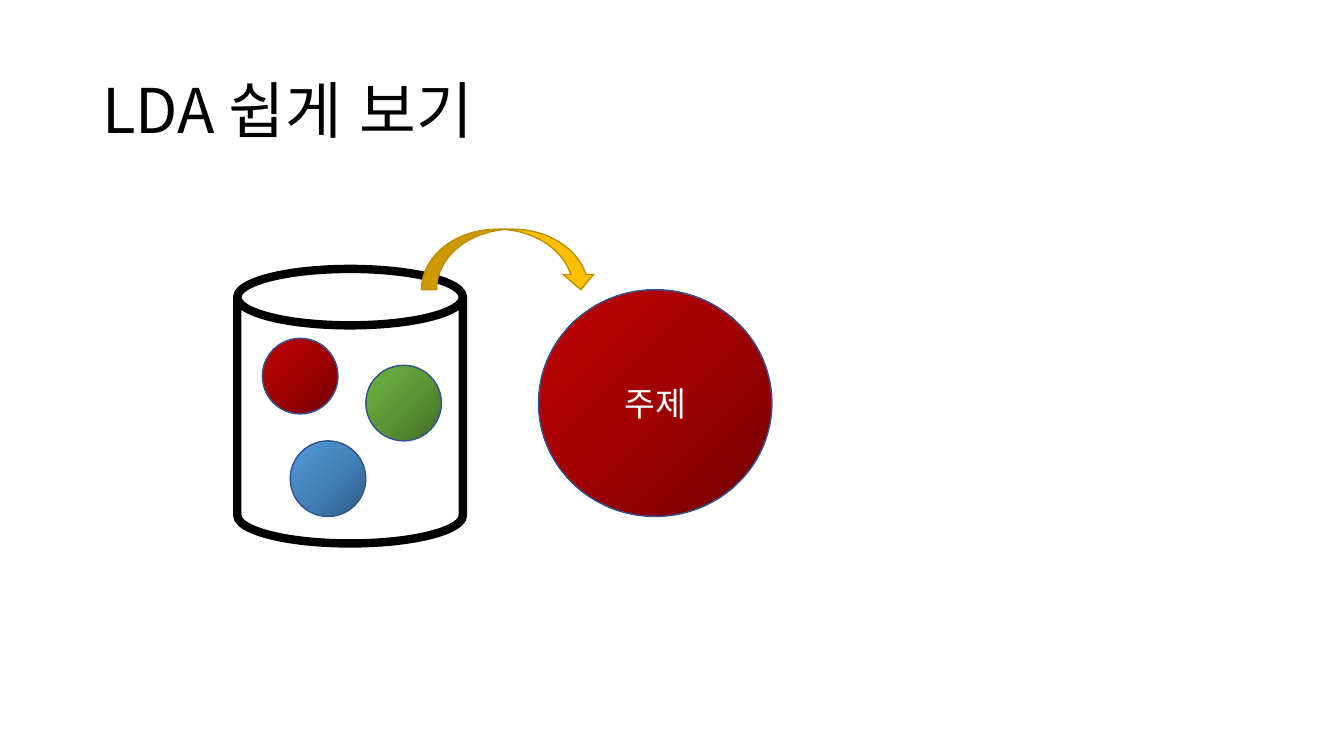
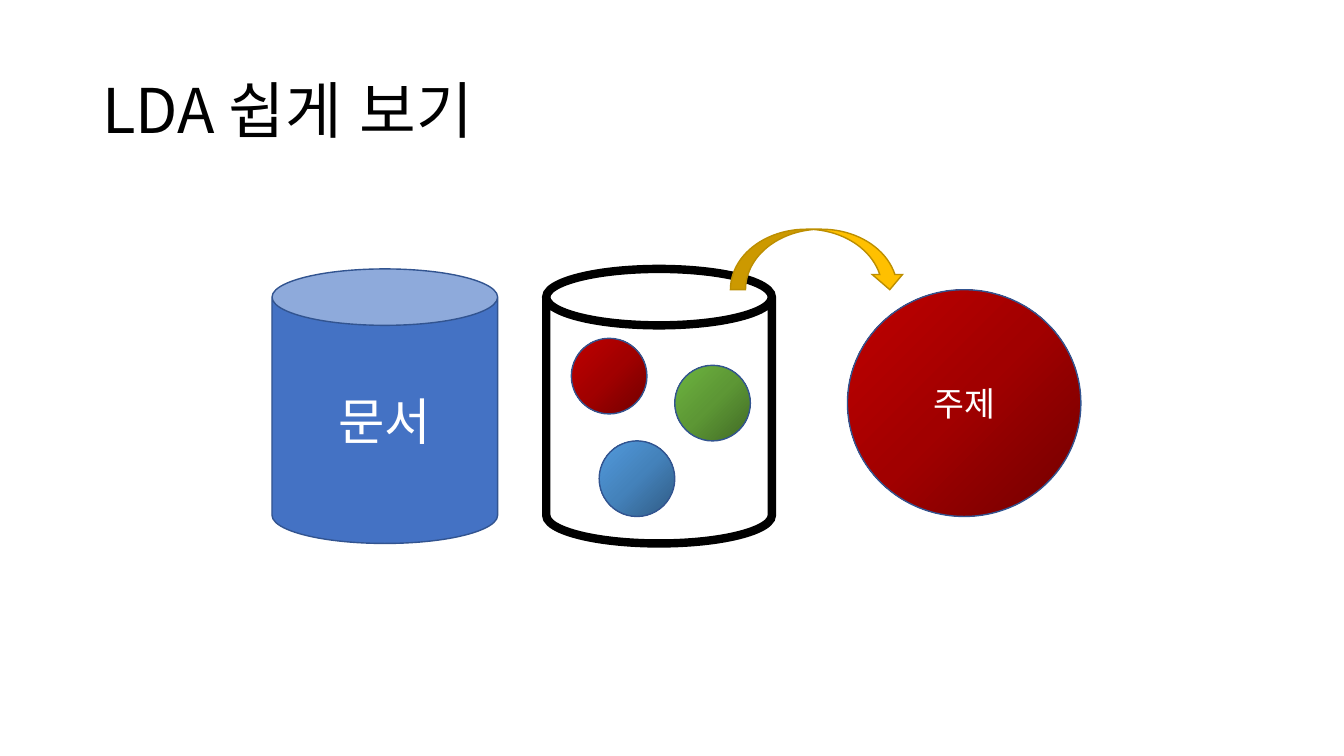
Before and after one commit to byungjun0689/DataScience, a slide deck: slide 6 of 4. KMU/Third Semester/03. Text Mining (2017)/files/08_topic.pptx. Drawn at 1344x756 pixels with LibreOffice and Linux fonts; fonts in the diff are those of the drawing. Boxes give left, top, right and bottom in pixels: in the first picture for what was removed or moved away, otherwise in the second. Text is boxed around its words. In the diff, an @@ line names an element or a change of style, - is before the commit and + after.

```diff
--- a/4. KMU/Third Semester/03. Text Mining (2017)/files/08_topic.pptx
+++ b/4. KMU/Third Semester/03. Text Mining (2017)/files/08_topic.pptx
@@ 4 ellipses, 1 cylinder, 1 curved down arrow: place and size @@
-4 ellipses, 1 cylinder, 1 curved down arrow at [237, 229, 772, 543]
+4 ellipses, 1 cylinder, 1 curved down arrow at [546, 229, 1082, 543]
@@ cylinder added at [272, 269, 498, 543], fill #4472C4, outline #325491 1 pt, 36 pt, text #FFFFFF @@
+문서
```
Also in this commit, not shown: 19 other files.
